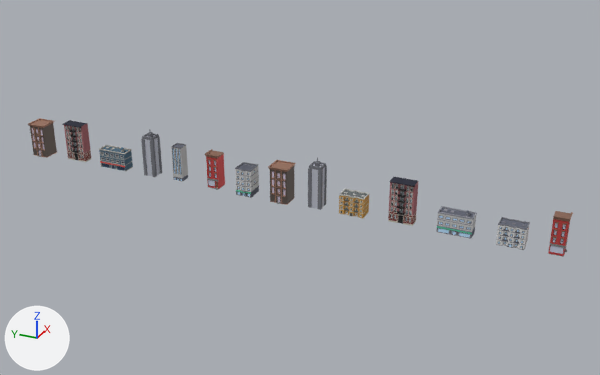
The glTF model subway-surfers-3d/models/sidewalk/SIDEWALK_RIGHT_NEW.glb, before and after one commit.
Both versions are drawn from a 50 mm camera at (-39.4, -36.7, 38.6) aimed at (34.9, -3.2, 1.4). Every picture has the same lights, and +X, +Y and +Z are marked at lower left. The older version comes first. Where no turn or scale is listed for an object, it has been applied to the vertices.

Script lines for the objects in view, before the commit:
```python
ob_brownbuilding_002 = bpy.data.objects.new('BrownBuilding.002', me_brownbuilding_004)
ob_brownbuilding_002.location = (34.06, 30.59, 1.0)
ob_brownbuilding_003 = bpy.data.objects.new('BrownBuilding.003', me_brownbuilding_005)
ob_brownbuilding_003.location = (34.06, -1.53, 1.0)
ob_buildingcornerred_002 = bpy.data.objects.new('BuildingCornerRed.002', me_buildingcornerred_004)
ob_buildingcornerred_002.location = (34.29, -30.41, 1.78)
ob_buildingcornerred_003 = bpy.data.objects.new('BuildingCornerRed.003', me_buildingcornerred_005)
ob_buildingcornerred_003.location = (34.29, 6.76, 1.78)
ob_large_buildingf_002 = bpy.data.objects.new('large_buildingF.002', me_large_buildingf_1_004)
ob_large_buildingf_002.location = (34.26, 20.17, 0.0)
ob_large_buildingf_003 = bpy.data.objects.new('large_buildingF.003', me_large_buildingf_1_005)
ob_large_buildingf_003.location = (34.26, -20.54, 0.0)
ob_low_buildingd_002 = bpy.data.objects.new('low_buildingD.002', me_low_buildingd_1_004)
ob_low_buildingd_002.location = (34.25, 15.08, 0.0)
ob_low_buildingd_003 = bpy.data.objects.new('low_buildingD.003', me_low_buildingd_1_005)
ob_low_buildingd_003.location = (34.25, -5.53, 0.0)
ob_skyscraperf_001 = bpy.data.objects.new('skyscraperF.001', me_skyscraperf_1_002)
ob_skyscraperf_001.location = (34.38, 11.45, 0.0)
# also in view: 'Apartment_mesh.002' at (34.3, 25.7, 2.3); 'Apartment_mesh.003' at (34.3, -14.9, 2.3); 'large_buildingE.001' at (34.0, 2.7, 1.6); 'large_buildingA.002' at (34.2, -26.1, 1.1); 'large_buildingA.003' at (34.2, -9.7, 1.1)
```
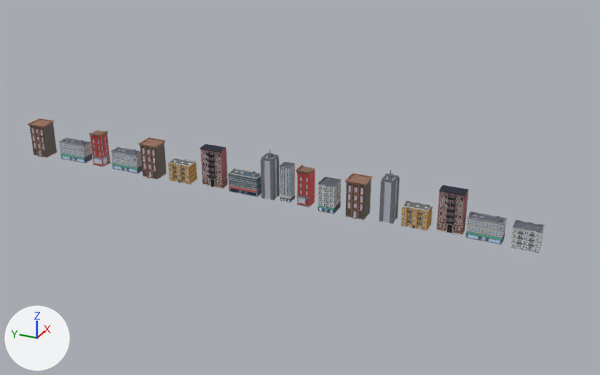
Boxes [x1, y1, x2, y2] around the edits, measured in the pictures (600 x 375 px):
'Apartment_mesh.003', moved: before [388, 177, 418, 226]; after [436, 185, 469, 235]
'BrownBuilding.003', moved: before [268, 160, 296, 205]; after [345, 173, 373, 220]
'Apartment_mesh.002', moved: before [62, 120, 91, 162]; after [199, 144, 228, 189]
'large_buildingF.003', moved: before [436, 206, 477, 239]; after [466, 211, 507, 245]
'low_buildingD.003', moved: before [308, 158, 327, 210]; after [379, 170, 400, 224]
'low_buildingD.002', moved: before [141, 129, 162, 177]; after [260, 149, 280, 200]
'large_buildingA.003', moved: before [339, 188, 369, 219]; after [401, 200, 433, 231]
'large_buildingE.001', moved: before [235, 162, 259, 198]; after [318, 177, 341, 214]
'large_buildingF.002', moved: before [99, 145, 133, 171]; after [228, 168, 261, 197]
'BuildingCornerRed.002', moved: before [548, 211, 573, 257]; after [89, 130, 111, 167]
'BuildingCornerRed.003', moved: before [205, 149, 225, 190]; after [296, 165, 315, 207]
'large_buildingA.002', moved: before [496, 217, 530, 250]; after [510, 220, 545, 253]
'skyscraperF.001', moved: before [171, 143, 188, 182]; after [280, 162, 295, 202]
'BrownBuilding.001', added: after [138, 137, 167, 179]
'large_buildingF.004', added: after [59, 137, 92, 163]
'large_buildingF.001', added: after [111, 147, 142, 174]
'large_buildingA.001', added: after [168, 157, 197, 185]

Patch to the scene script:
```diff
--- a/subway-surfers-3d/models/sidewalk/SIDEWALK_RIGHT_NEW.glb.py
+++ b/subway-surfers-3d/models/sidewalk/SIDEWALK_RIGHT_NEW.glb.py
@@ ob_skyscraperf_001 @@
 ob_skyscraperf_001 = bpy.data.objects.new('skyscraperF.001', me_skyscraperf_1_002)
-ob_skyscraperf_001.location = (34.38, 11.45, 0.0)
+ob_skyscraperf_001.location = (34.38, -2.0, 0.0)
@@ ob_brownbuilding_003 @@
 ob_brownbuilding_003 = bpy.data.objects.new('BrownBuilding.003', me_brownbuilding_005)
-ob_brownbuilding_003.location = (34.06, -1.53, 1.0)
+ob_brownbuilding_003.location = (34.06, -10.22, 1.0)
@@ ob_buildingcornerred_003 @@
 ob_buildingcornerred_003 = bpy.data.objects.new('BuildingCornerRed.003', me_buildingcornerred_005)
-ob_buildingcornerred_003.location = (34.29, 6.76, 1.78)
+ob_buildingcornerred_003.location = (34.29, -4.22, 1.78)
@@ ob_buildingcornerred_002 @@
 ob_buildingcornerred_002 = bpy.data.objects.new('BuildingCornerRed.002', me_buildingcornerred_004)
-ob_buildingcornerred_002.location = (34.29, -30.41, 1.78)
+ob_buildingcornerred_002.location = (34.29, 22.36, 1.78)
@@ ob_low_buildingd_003 @@
 ob_low_buildingd_003 = bpy.data.objects.new('low_buildingD.003', me_low_buildingd_1_005)
-ob_low_buildingd_003.location = (34.25, -5.53, 0.0)
+ob_low_buildingd_003.location = (34.25, -13.5, 0.0)
@@ ob_low_buildingd_002 @@
 ob_low_buildingd_002 = bpy.data.objects.new('low_buildingD.002', me_low_buildingd_1_004)
-ob_low_buildingd_002.location = (34.25, 15.08, 0.0)
+ob_low_buildingd_002.location = (34.25, 0.0, 0.0)
@@ ob_large_buildingf_003 @@
 ob_large_buildingf_003 = bpy.data.objects.new('large_buildingF.003', me_large_buildingf_1_005)
-ob_large_buildingf_003.location = (34.26, -20.54, 0.0)
+ob_large_buildingf_003.location = (34.26, -23.5, 0.0)
@@ ob_large_buildingf_002 @@
 ob_large_buildingf_002 = bpy.data.objects.new('large_buildingF.002', me_large_buildingf_1_004)
-ob_large_buildingf_002.location = (34.26, 20.17, 0.0)
+ob_large_buildingf_002.location = (34.26, 3.0, 0.0)
@@ ob_large_buildinge_001 @@
 ob_large_buildinge_001 = bpy.data.objects.new('large_buildingE.001', me_large_buildinge_1_002)
-ob_large_buildinge_001.location = (34.05, 2.69, 0.0)
+ob_large_buildinge_001.location = (34.05, -7.0, 0.0)
@@ ob_large_buildinga_003 @@
 ob_large_buildinga_003 = bpy.data.objects.new('large_buildingA.003', me_large_buildinga_1_005)
-ob_large_buildinga_003.location = (34.17, -9.73, 0.0)
+ob_large_buildinga_003.location = (34.17, -16.5, 0.0)
@@ ob_large_buildinga_002 @@
 ob_large_buildinga_002 = bpy.data.objects.new('large_buildingA.002', me_large_buildinga_1_004)
-ob_large_buildinga_002.location = (34.17, -26.12, 0.0)
+ob_large_buildinga_002.location = (34.17, -27.5, 0.0)
@@ ob_apartment_mesh_003 @@
 ob_apartment_mesh_003 = bpy.data.objects.new('Apartment_mesh.003', me_apartment_mesh_1_005)
-ob_apartment_mesh_003.location = (34.27, -14.92, 0.0)
+ob_apartment_mesh_003.location = (34.27, -20.0, 0.0)
@@ ob_apartment_mesh_002 @@
 ob_apartment_mesh_002 = bpy.data.objects.new('Apartment_mesh.002', me_apartment_mesh_1_004)
-ob_apartment_mesh_002.location = (34.27, 25.7, 0.0)
+ob_apartment_mesh_002.location = (34.27, 7.0, 0.0)
@@ ob_large_buildinga_001 @@
+ob_large_buildinga_001 = bpy.data.objects.new('large_buildingA.001', me_large_buildinga_1_002)  # 1136 vertices, 2292 faces; spans x -0.83..0.83, y -1.37..1.37, z 0.0..2.26; in mat_border_011 (light grey #c5c5c1), mat_defaultmat_011 (orange #c49342), mat_window_009 (brown #5b564a), mat_door_009 (dark grey #676d6e)
+ob_large_buildinga_001.location = (34.17, 11.0, 0.0)
@@ ob_large_buildingf_001 @@
+ob_large_buildingf_001 = bpy.data.objects.new('large_buildingF.001', me_large_buildingf_1_003)  # 696 vertices, 1388 faces; spans x -0.75..0.74, y -1.79..1.79, z 0.0..2.64; in mat_border_012 (grey #90939b), mat_defaultmat_012 (light grey #c4c4c4), mat_door_010 (grey #616573), mat_window_010 (blue #bde3ff), mat_roof_005 (green #55bd9b)
+ob_large_buildingf_001.location = (34.26, 18.5, 0.0)
@@ ob_large_buildingf_004 @@
+ob_large_buildingf_004 = bpy.data.objects.new('large_buildingF.004', me_large_buildingf_1_006)  # 696 vertices, 1388 faces; spans x -0.75..0.74, y -1.79..1.79, z 0.0..2.64; in mat_border_013 (grey #90939b), mat_defaultmat_013 (light grey #c4c4c4), mat_door_011 (grey #616573), mat_window_011 (blue #bde3ff), mat_roof_009 (green #55bd9b)
+ob_large_buildingf_004.location = (34.26, 26.0, 0.0)
@@ ob_brownbuilding_001 @@
+ob_brownbuilding_001 = bpy.data.objects.new('BrownBuilding.001', me_brownbuilding_002)  # 501 vertices, 899 faces; spans x -1.11..1.09, y -1.14..1.14, z -1.0..3.08; in mat_brick_shade3_002 (brown #675c55), mat_sandstone_004 (brown #a67d69), mat_window_glass_004 (pale blue #f7e8ff), mat_window_frame_004 (grey #848484), mat_concrete_004 (grey #888888)
+ob_brownbuilding_001.location = (34.06, 14.78, 1.0)
```
